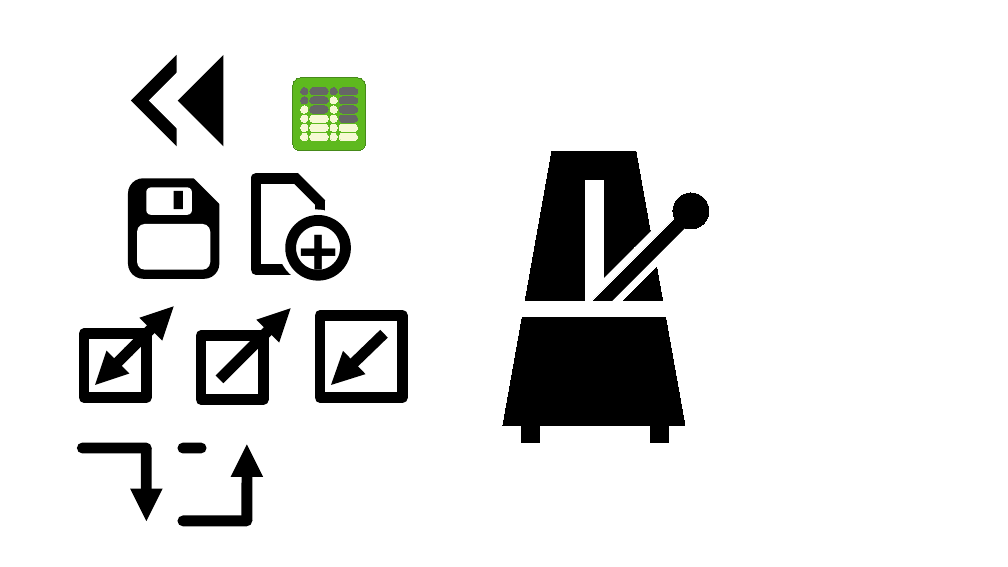
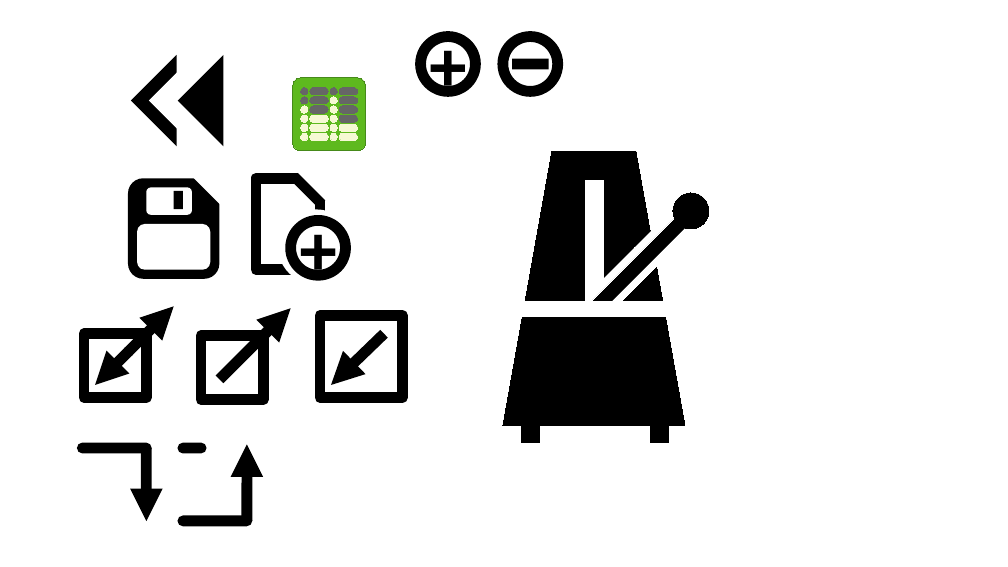
Before and after one commit to NardJ/Tin-Whistle-Helper, a slide deck: slide 1 of icons/icon.odp. Drawn at 1008x567 pixels with LibreOffice and Linux fonts; fonts in the diff are those of the drawing. Boxes give left, top, right and bottom in pixels: in the first picture for what was removed or moved away, otherwise in the second. Text is boxed around its words. In the diff, an @@ line names an element or a change of style, - is before the commit and + after.

```diff
--- a/icons/icon.odp
+++ b/icons/icon.odp
@@ ellipse added at (421,37,476,91), fill #FFFFFF, outline #000000 8.5 pt, 54 pt, text #000000, bold @@
++
@@ ellipse added at (503,37,558,91), fill #FFFFFF, outline #000000 8.5 pt @@
@@ line added from (512, 64) to (549, 64), #000000 8.5 pt @@
```
Also in this commit, not shown: 8 other files.
